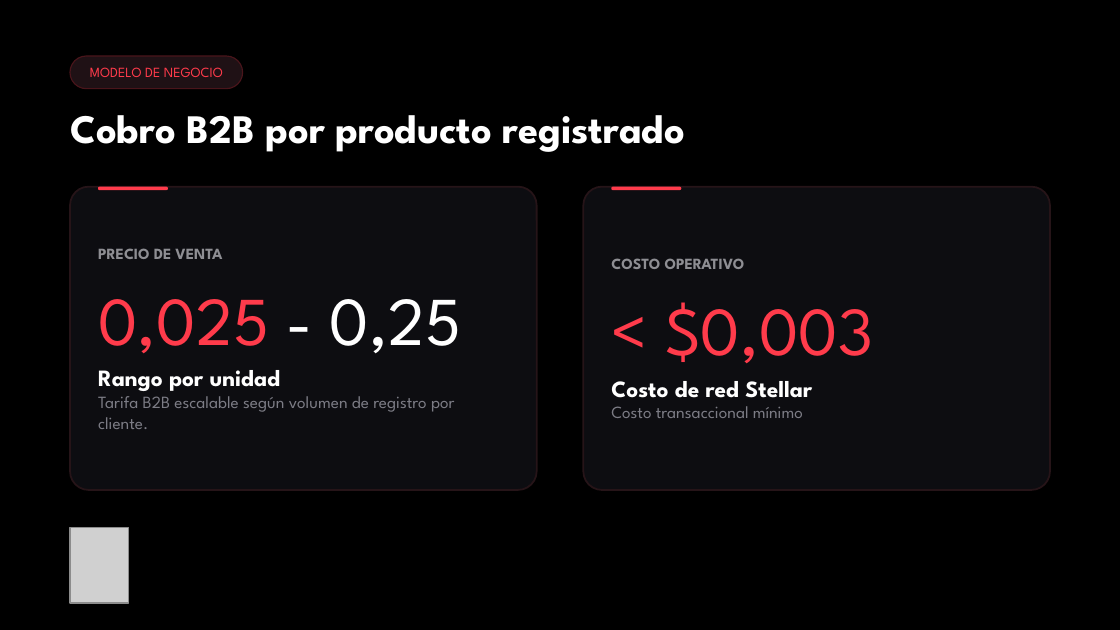
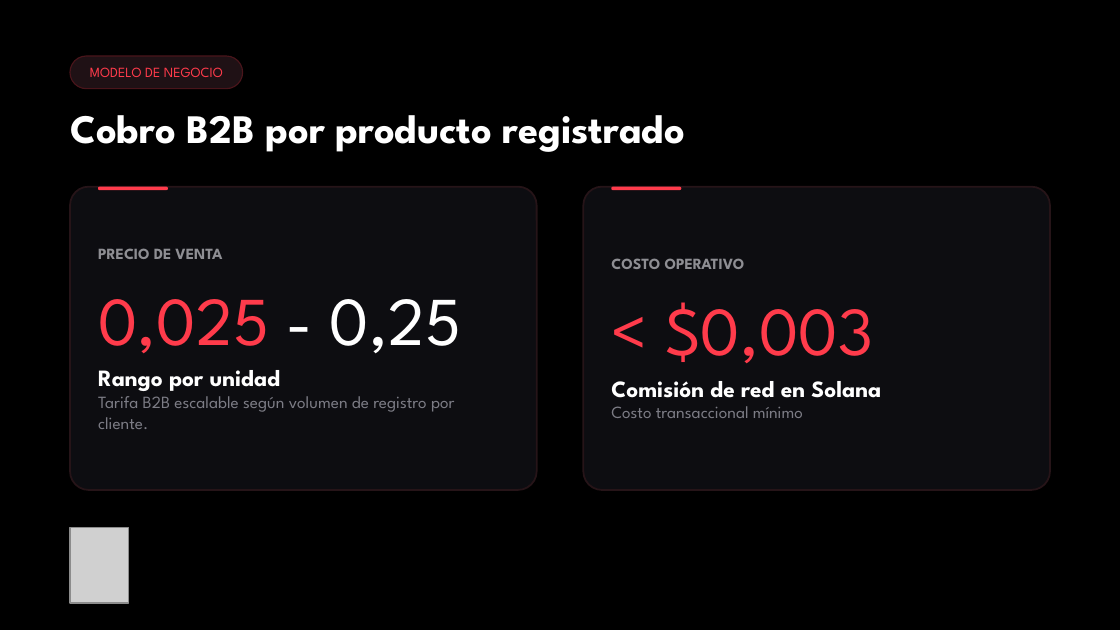
Before and after one commit to migux97/Veri-Fire, a slide deck: slide 7 of PITCH/Diapositivas VeriFire.pptx. Drawn at 1120x630 pixels with LibreOffice and Linux fonts; fonts in the diff are those of the drawing; grey boxes stand for pictures. Boxes give left, top, right and bottom in pixels: in the first picture for what was removed or moved away, otherwise in the second. Text is boxed around its words. In the diff, an @@ line names an element or a change of style, - is before the commit and + after.

Commit message:
Pitch y README para la versión de Solana: deck sin Stellar y links a verifire-solana.cosmosapp.lat

```diff
--- a/PITCH/Diapositivas VeriFire.pptx
+++ b/PITCH/Diapositivas VeriFire.pptx
@@ text at [611,381,881,398]: text changed @@
-Costo de red Stellar
+Comisión de red en Solana
```
Also in this commit, not shown: 1 other slide changed, 2 other files.
